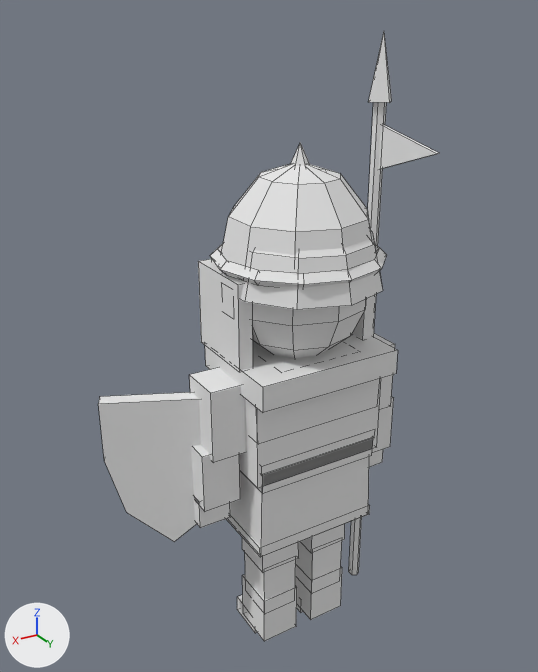
Before and after pictures for a commit that changed the Blender file art_source/blender/units/blend/franks/spearman.blend.
Both versions are drawn from a 50 mm lens placed at (1.32, 2.0, 2.29), pointed at (0.09, -0.04, 1.27). Lighting does not change. The marker at lower left points along +X, +Y and +Z. The first picture is the older version. Mesh edges are drawn as thin lines.

Objects in the first picture: 'Body'.
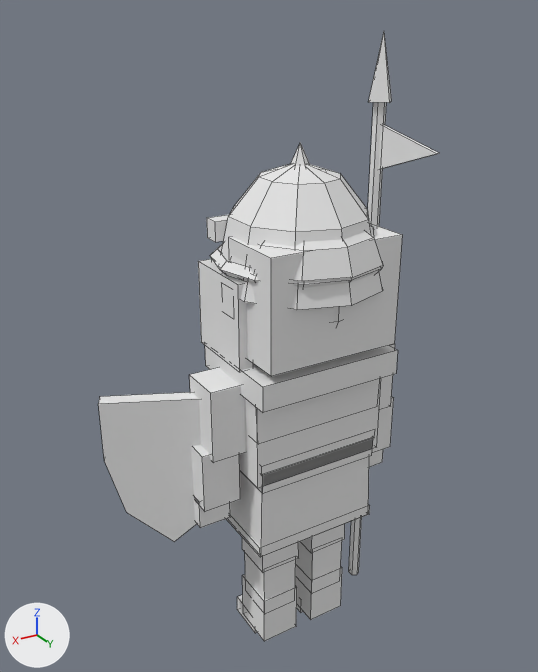
The newer file is also rescaled (x1.01) as a whole; pictures and numbers use the older file's frame.

The change in detail:
me_body is used by ob_body; location (0.0, 0.0, 0.0).
me_body had 504 vertices, 430 faces and spanned x -0.41..0.68, y -0.29..0.3, z 0.0..2.25.
me_body now has 551 vertices, 473 faces and spans x -0.41..0.68, y -0.29..0.3, z 0.0..2.25.
me_body part 1: a new loose piece, a box spanning x -0.25..0.25, y -0.03..0.23, z 1.27..1.65, in mat_pe_unitpalette (its picture is missing).
me_body part 2: the loose piece of 31 vertices spanning x -0.27..0.27, y -0.26..0.3, z 1.48..1.78 is copied, and the copy is scaled about its middle by (0.929, 0.893, 0.567), then moved by (0.0, 0.03, 0.03); it spans x -0.25..0.25, y -0.2..0.3, z 1.57..1.74.
me_body part 3: a new loose piece, a box spanning x -0.22..0.22, y -0.235..-0.175, z 1.595..1.665, in mat_pe_unitpalette (its picture is missing).

Boxes [x1, y1, x2, y2] around the edits, measured in the pictures (538 x 672 px):
part 1 of me_body, added
    after: [229, 223, 402, 376]
part 2 of me_body, added
    after: [258, 225, 383, 281]
part 3 of me_body, added
    after: [207, 215, 229, 242]
